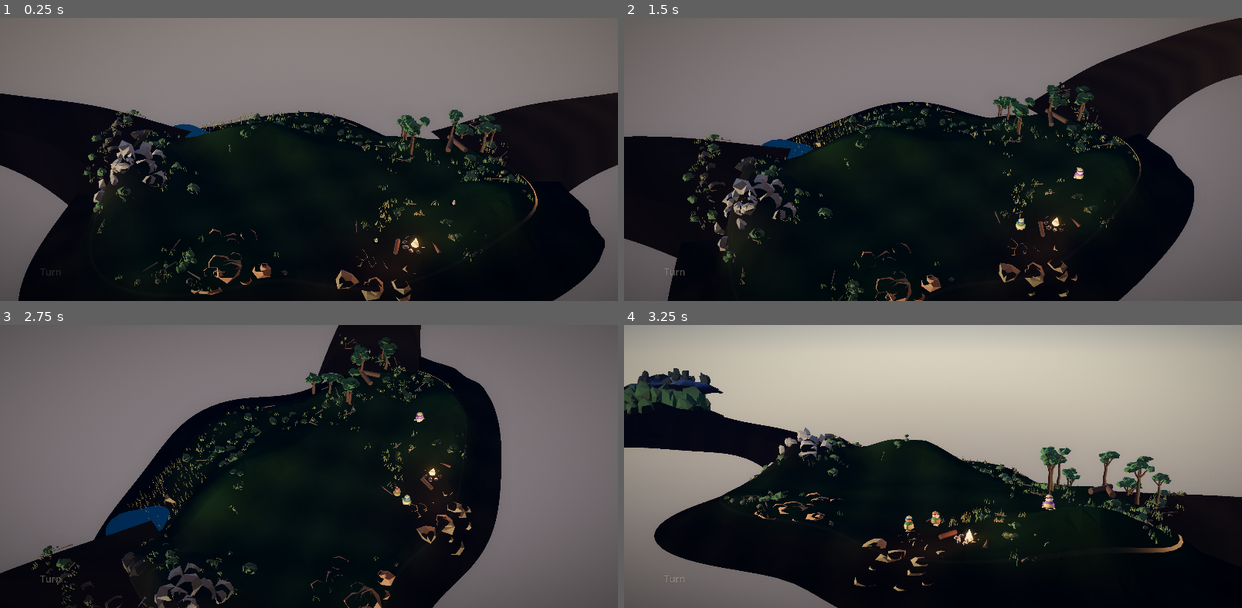
Above: before the commit, frames 1-4 (two rows, left to right).
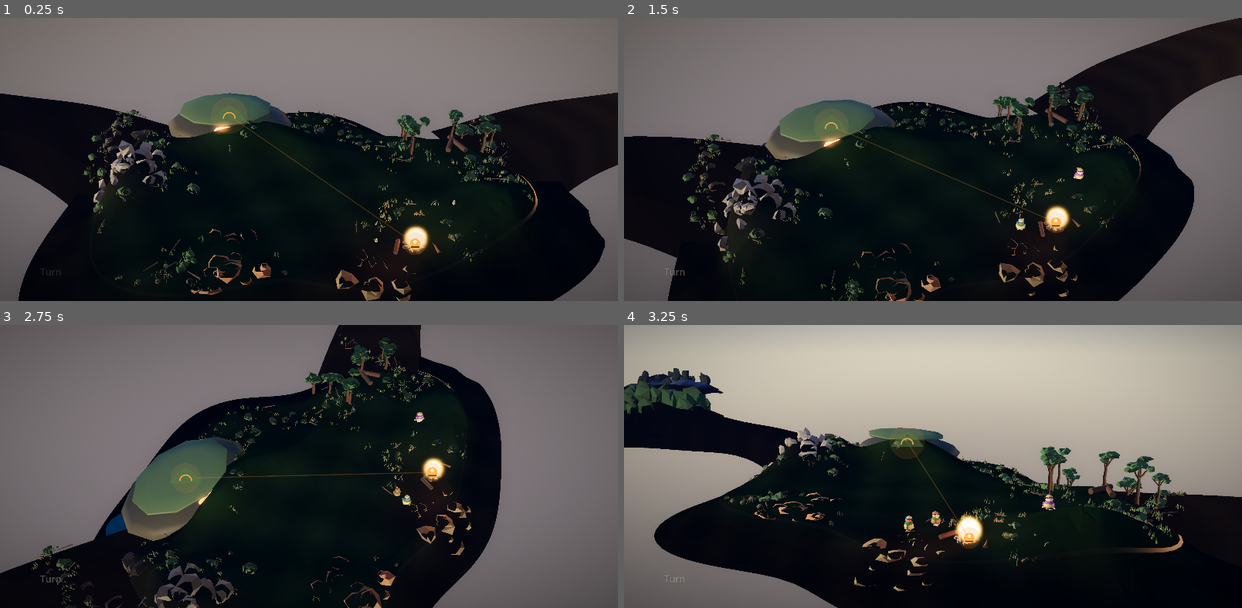
Above: after the commit, the same moments.

Repository: WillisLiao/X-in-a-bottle
Game: Godot game, scene res://Main.tscn
Same seed, same stepped clock (60 frames per second), same inputs: the game is played once before the commit and once after it.
Inputs (mouse positions are in pixels of both pictures, inside the frame that each line leads up to):
- Up to frame 1 (0.25 s): no input
- Up to frame 2 (1.5 s): tap Enter at 0.5 s; move the mouse to (1068, 145) at 0.52 s; click (1068, 145) at 0.67 s; drag from (809, 173) to (902, 216) at 1.27 s
- Up to frame 3 (2.75 s): move the mouse to (370, 404) at 2.02 s; click (370, 404) at 2.17 s
- Up to frame 4 (3.25 s): drag from (902, 523) to (747, 424) at 2.77 s

The runs differ from the first frame. In frame 1, 2.4% of the frame differs, in the area x 19-70%, y 26-100%; in frame 2, 2.9%; in frame 3, 4.4%, in the area x 19-75%, y 13-96%; in frame 4, 1.4%.

Commit message:
feat: build offline Sleeping Hill expedition

Diff:
--- /dev/null
+++ b/Bottle3D/scripts/expedition_marks.gd
@@ -0,0 +1,179 @@
+class_name ExpeditionMarks
+extends Control
+
+## Projected, wordless interaction for the Sleeping Hill.
+## Every target is at least 44 points wide and follows the camera.
+
+signal lantern_tapped
+signal cairn_tapped(step: int)
+signal choice_tapped(outcome: String)
+
+var stage := "dormant"
+var _camera: Camera3D
+var _visual: SleepingHillVisual
+var _pulse := 0.0
+var _dragging := false
+var _resolution_bloom := 0.0
+var _seed_at := Vector2.ZERO
+var _hearth_at := Vector2.ZERO
+var _hill_at := Vector2.ZERO
+var _beyond_at := Vector2.ZERO
+var _cairns: Array[Vector2] = []
+
+func _ready() -> void:
+	set_anchors_preset(Control.PRESET_FULL_RECT)
+	mouse_filter = Control.MOUSE_FILTER_IGNORE
+
+func set_context(camera: Camera3D, visual: SleepingHillVisual) -> void:
+	_camera = camera
+	_visual = visual
+
+func set_stage(next: String) -> void:
+	stage = next
+	queue_redraw()
+
+func play_resolution_bloom() -> void:
+	_resolution_bloom = 1.0
+	queue_redraw()
+
+func _process(delta: float) -> void:
+	_pulse += delta
+	_resolution_bloom = maxf(0.0, _resolution_bloom - delta * 2.4)
+	queue_redraw()
+
+func begin_drag(at: Vector2) -> bool:
+	if stage == "choosing" and at.distance_to(_seed_at) < 70.0:
+		_dragging = true
+		return true
+	if stage == "carrying":
+		_dragging = true
+		return drag_to(at)
+	return false
+
+func drag_to(at: Vector2) -> bool:
+	if not _dragging:
+		return false
+	if stage == "carrying":
+		for i in _cairns.size():
+			if at.distance_to(_cairns[i]) < 76.0:
+				cairn_tapped.emit(i)
+				return true
+	if stage == "choosing":
+		if at.distance_to(_hearth_at) < 120.0:
+			choice_tapped.emit("hollow")
+			_dragging = false
+			return true
+		if at.distance_to(_beyond_at) < 120.0:
+			choice_tapped.emit("grove")
+			_dragging = false
+			return true
+	return false
+
+func end_drag() -> void:
+	_dragging = false
+
+func tap(at: Vector2) -> bool:
+	if stage == "dormant" and at.distance_to(_hearth_at) < 105.0:
+		lantern_tapped.emit()
+		return true
+	if stage == "carrying":
+		for i in _cairns.size():
+			if at.distance_to(_cairns[i]) < 76.0:
+				cairn_tapped.emit(i)
+				return true
+	if stage == "choosing":
+		if at.distance_to(_hearth_at) < 120.0:
+			choice_tapped.emit("hollow")
+			return true
+		if at.distance_to(_beyond_at) < 120.0:
+			choice_tapped.emit("grove")
+			return true
+	return false
+
+func _draw() -> void:
+	if _camera == null or _visual == null:
+		return
+	_hearth_at = _project(_visual.hearth_position())
+	_hill_at = _project(_visual.hill_position() + Vector3(0, 0.8, 0))
+	_seed_at = _project(_visual.seed_position())
+	_beyond_at = _project(_visual.road_beyond_position())
+	_cairns.clear()
+	for at in _visual.cairn_positions():
+		_cairns.append(_project(at + Vector3(0, 0.3, 0)))
+
+	var breath := 0.86 + sin(_pulse * 2.0) * 0.14
+	if stage == "dormant":
+		draw_line(_hearth_at, _hill_at, Color(1.0, 0.58, 0.18, 0.24), 4.0, true)
+		_draw_lantern(_hearth_at, breath)
+		_draw_hill_invitation(_hill_at, breath)
+	elif stage == "carrying":
+		_draw_lantern(_cairns[maxi(0, _cairns.size() - 1)], breath)
+		for i in _cairns.size():
+			_draw_cairn(_cairns[i], i == _visual_cairn_step(), i < _visual_cairn_step())
+	elif stage == "choosing":
+		draw_line(_seed_at, _hearth_at, Color(1.0, 0.58, 0.18, 0.32), 5.0, true)
+		draw_line(_seed_at, _beyond_at, Color(1.0, 0.72, 0.28, 0.32), 5.0, true)
+		_draw_seed(_seed_at, breath)
+		_draw_destination(_hearth_at, Color(1.0, 0.67, 0.25, 0.88), true)
+		_draw_destination(_beyond_at, Color(0.80, 0.72, 0.45, 0.88), false)
+	elif stage == "resolved" and _visual._state.sleeping_hill == FableState.GROVE:
+		draw_line(_hill_at, _beyond_at, Color(1.0, 0.64, 0.22, 0.55), 8.0, true)
+		_draw_grove(_beyond_at)
+	if _resolution_bloom > 0.0:
+		var bloom_at := _hearth_at if _visual._state.sleeping_hill == FableState.HOLLOW else _beyond_at
+		draw_circle(bloom_at, lerpf(22.0, 180.0, 1.0 - _resolution_bloom),
+			Color(1.0, 0.70, 0.26, _resolution_bloom * 0.24), false, 9.0, true)
+
+func _project(at: Vector3) -> Vector2:
+	return _camera.unproject_position(at)
+
+func _visual_cairn_step() -> int:
+	return _metadata_step
+
+func set_cairn_step(step: int) -> void:
+	_metadata_step = step
+	queue_redraw()
+
+var _metadata_step := 0
+
+func _draw_lantern(at: Vector2, breath: float) -> void:
+	draw_circle(at, 52.0 * breath, Color(1.0, 0.55, 0.16, 0.16))
+	draw_circle(at, 22.0, Color(1.0, 0.70, 0.28, 0.92))
+	draw_circle(at + Vector2(0, -8), 8.0, Color(1.0, 0.95, 0.70, 1.0))
+	draw_line(at + Vector2(-17, 14), at + Vector2(17, 14), Color(0.30, 0.16, 0.10, 0.95), 5.0, true)
+
+func _draw_hill_invitation(at: Vector2, breath: float) -> void:
+	draw_circle(at, 84.0 * breath, Color(1.0, 0.62, 0.22, 0.10))
+	draw_colored_polygon(PackedVector2Array([
+		at + Vector2(-70, 22), at + Vector2(-42, -18), at + Vector2(0, -46),
+		at + Vector2(42, -18), at + Vector2(70, 22),
+	]), Color(0.34, 0.48, 0.28, 0.52))
+	draw_arc(at + Vector2(0, 12), 25.0, PI, TAU, 20, Color(1.0, 0.67, 0.24, 0.86), 5.0, true)
+
+func _draw_cairn(at: Vector2, active: bool, reached: bool) -> void:
+	var color := Color(1.0, 0.67, 0.22, 0.95) if active else Color(0.72, 0.52, 0.28, 0.60)
+	draw_circle(at, 31.0 if active else 24.0, Color(color, 0.14))
+	draw_colored_polygon(PackedVector2Array([at + Vector2(-14, 10), at + Vector2(0, -15), at + Vector2(14, 10)]), color)
+	if reached:
+		draw_circle(at, 7.0, Color(1.0, 0.88, 0.42, 0.95))
+
+func _draw_seed(at: Vector2, breath: float) -> void:
+	draw_circle(at, 38.0 * breath, Color(1.0, 0.55, 0.14, 0.18))
+	draw_circle(at, 13.0, Color(1.0, 0.70, 0.24, 0.96))
+	draw_circle(at, 5.0, Color(1.0, 0.96, 0.72, 1.0))
+
+func _draw_destination(at: Vector2, color: Color, hearth: bool) -> void:
+	draw_circle(at, 60.0, Color(color, 0.10))
+	if hearth:
+		draw_circle(at, 31.0, Color(color, 0.34))
+		draw_circle(at, 20.0, color)
+		draw_line(at + Vector2(-16, 17), at + Vector2(16, 17), Color(0.35, 0.18, 0.10, 0.9), 5.0, true)
+	else:
+		draw_line(at + Vector2(0, 22), at + Vector2(0, -27), color, 7.0, true)
+		draw_circle(at + Vector2(0, -35), 24.0, Color(color, 0.72))
+
+func _draw_grove(at: Vector2) -> void:
+	for offset in [Vector2(-38, 0), Vector2(38, 0)]:
+		var tree: Vector2 = at + offset
+		draw_line(tree + Vector2(0, 27), tree + Vector2(0, -26), Color(0.38, 0.25, 0.16, 0.95), 9.0, true)
+		draw_circle(tree + Vector2(0, -45), 35.0, Color(1.0, 0.66, 0.22, 0.72))
--- /dev/null
+++ b/Bottle3D/scripts/fable_journey.gd
@@ -0,0 +1,33 @@
+class_name FableJourney
+extends RefCounted
+
+## Three intentional story steps, not a route recorder and not a clock.
+
+signal completed
+
+const STEP_COUNT := 3
+var _next_step := -1
+var _reached: Array[int] = []
+
+func begin() -> void:
+	_next_step = 0
+	_reached.clear()
+
+func accept_step(step: int) -> bool:
+	if not active() or step != _next_step:
+		return false
+	_reached.append(step)
+	_next_step += 1
+	if _next_step == STEP_COUNT:
+		_next_step = -1
+		completed.emit()
+	return true
+
+func active() -> bool:
+	return _next_step >= 0
+
+func next_step() -> int:
+	return _next_step
+
+func reached() -> Array[int]:
+	return _reached.duplicate()
--- /dev/null
+++ b/Bottle3D/scripts/fable_journey_source.gd
@@ -0,0 +1,11 @@
+class_name FableJourneySource
+extends RefCounted
+
+## Capture source for the same fixed story steps a player reaches by touch.
+## It is part of the fantasy world, so no platform or external signal is needed.
+
+signal step_reached(step: int)
+
+func play() -> void:
+	for step in FableJourney.STEP_COUNT:
+		step_reached.emit(step)
--- /dev/null
+++ b/Bottle3D/scripts/fable_state.gd
@@ -0,0 +1,66 @@
+class_name FableState
+extends RefCounted
+
+## The small, irreversible part of the world that belongs to the offline fable.
+## It is deliberately renderer-free so its seed invariant can be tested without
+## touching Progress, user://, or a real device configuration.
+
+const SCHEMA_VERSION := 1
+const STORY_GENERATOR_VERSION := 1
+const DEFAULT_WORLD_SEED := 0x4C554E41
+const UNRESOLVED := "unresolved"
+const HOLLOW := "hollow"
+const GROVE := "grove"
+
+var schema_version := SCHEMA_VERSION
+var world_seed: int
+var story_generator_version := STORY_GENERATOR_VERSION
+var sleeping_hill: String = UNRESOLVED
+var sleeping_hill_seed: int
+
+func _init(seed: int = DEFAULT_WORLD_SEED) -> void:
+	world_seed = seed
+	sleeping_hill_seed = _mix(seed, 0x48494C4C)
+
+static func load() -> FableState:
+	var data := Progress.fable_state()
+	if data.is_empty():
+		return FableState.new(new_world_seed())
+	return from_dict(data)
+
+func persist() -> void:
+	Progress.set_fable_state(to_dict())
+	Progress.flush()
+
+static func from_dict(data: Dictionary) -> FableState:
+	var state := FableState.new(int(data.get("world_seed", DEFAULT_WORLD_SEED)))
+	state.schema_version = int(data.get("schema_version", SCHEMA_VERSION))
+	state.story_generator_version = int(data.get("story_generator_version", STORY_GENERATOR_VERSION))
+	state.sleeping_hill = String(data.get("sleeping_hill", UNRESOLVED))
+	state.sleeping_hill_seed = int(data.get("sleeping_hill_seed", _mix(state.world_seed, 0x48494C4C)))
+	if not [UNRESOLVED, HOLLOW, GROVE].has(state.sleeping_hill):
+		state.sleeping_hill = UNRESOLVED
+	return state
+
+func to_dict() -> Dictionary:
+	return {
+		"schema_version": schema_version,
+		"world_seed": world_seed,
+		"story_generator_version": story_generator_version,
+		"sleeping_hill": sleeping_hill,
+		"sleeping_hill_seed": sleeping_hill_seed,
+	}
+
+func resolve_sleeping_hill(outcome: String) -> bool:
+	if sleeping_hill != UNRESOLVED or not [HOLLOW, GROVE].has(outcome):
+		return false
+	sleeping_hill = outcome
+	return true
+
+static func new_world_seed() -> int:
+	return absi(Time.get_unix_time_from_system()) ^ DEFAULT_WORLD_SEED
+
+static func _mix(a: int, b: int) -> int:
+	var value := a ^ b
+	value = value * 1103515245 + 12345
+	return value & 0x7fffffff
--- a/Bottle3D/scripts/main.gd
+++ b/Bottle3D/scripts/main.gd
@@ -168,6 +168,12 @@
 var _menu: Menu
 var _mode_label: Label
 var _field_marks: FieldMarks
+var _expedition_marks: ExpeditionMarks
+var _sleeping_hill: SleepingHillVisual
+var _fable_state: FableState
+var _fable_journey: FableJourney
+var _fable_source: FableJourneySource
+var _expedition_stage := "dormant"
 var _view_mode := ViewMode.VILLAGE
 
 var _world: ElfWorld
@@ -223,6 +229,9 @@
 var _arg_feast := false
 var _arg_route := ""
 var _arg_route_reset := false
+var _arg_story := ""
+var _arg_story_reset := false
+var _arg_story_stage := ""
 var _capturing := false
 var _elapsed: float = 0.0
 
@@ -238,6 +247,17 @@
 	_build_finish()
 	_build_sky()
 	_build_back()
+	_fable_state = FableState.load()
+	if Progress.fable_state().is_empty():
+		_fable_state.persist()
+	_fable_journey = FableJourney.new()
+	_fable_journey.completed.connect(_on_expedition_completed)
+	_fable_source = FableJourneySource.new()
+	_fable_source.step_reached.connect(_on_story_step)
+	_sleeping_hill = SleepingHillVisual.new(_fable_state)
+	add_child(_sleeping_hill)
+	_sleeping_hill.rebuild()
+	_expedition_marks.set_context(_camera, _sleeping_hill)
 
 	_island = clampi(Progress.last_island(), 0, Biome.COUNT - 1)
 	_country = Country.new()
@@ -257,6 +277,8 @@
 		if not _arg_route.is_empty():
 			routes.record_debug_route(_arg_route)
 		routes.persist()
+	if not _arg_story.is_empty():
+		_apply_story_capture()
 
 	if _capture_screen == "world":
 		_enter_village(_island)
@@ -293,6 +315,8 @@
 		_country.set_map(_map)
 	if _field_marks:
 		_field_marks.set_map(_map)
+	if _expedition_marks:
+		_expedition_marks.queue_redraw()
 	_fade_back(delta)
 	_rest_light(delta)
 	_maybe_capture()
@@ -409,6 +433,63 @@
 			_world.persist()
 
 
+func _begin_expedition() -> void:
+	if _expedition_stage != "dormant" or _fable_state.sleeping_hill != FableState.UNRESOLVED:
+		return
+	_expedition_stage = "carrying"
+	_fable_journey.begin()
+	_sleeping_hill.set_route_step(-1)
+	_expedition_marks.set_stage(_expedition_stage)
+
+func _on_story_step(step: int) -> void:
+	if _fable_journey.accept_step(step):
+		_sleeping_hill.set_route_step(step)
+		_expedition_marks.set_cairn_step(step + 1)
+
+func _on_expedition_completed() -> void:
+	_expedition_stage = "choosing"
+	_sleeping_hill.raise_seed()
+	_expedition_marks.set_stage(_expedition_stage)
+
+func _resolve_expedition(outcome: String) -> void:
+	if _expedition_stage != "choosing" or not _fable_state.resolve_sleeping_hill(outcome):
+		return
+	_fable_state.persist()
+	_expedition_marks.play_resolution_bloom()
+	_expedition_stage = "resolved"
+	_sleeping_hill.resolve(outcome)
+	_expedition_marks.set_stage(_expedition_stage)
+	if outcome == FableState.HOLLOW:
+		_enter_village(_island)
+	else:
+		_view_mode = ViewMode.FIELD
+
+func _apply_story_capture() -> void:
+	if _arg_story_reset:
+		_fable_state = FableState.new(FableState.new_world_seed())
+		_fable_state.persist()
+		_sleeping_hill.set_state(_fable_state)
+		_sleeping_hill.rebuild()
+	if _arg_story_stage == "dormant" or _arg_story_stage.is_empty():
+		return
+	if _arg_story_stage == "carrying":
+		_begin_expedition()
+		for step in FableJourney.STEP_COUNT - 1:
+			_on_story_step(step)
+	elif _arg_story_stage == "choosing":
+		_begin_expedition()
+		for step in FableJourney.STEP_COUNT:
+			_on_story_step(step)
+		_on_expedition_completed()
+	elif _arg_story_stage in ["hollow", "grove"]:
+		_fable_state.resolve_sleeping_hill(_arg_story_stage)
+		_fable_state.persist()
+		_sleeping_hill.rebuild()
+		_expedition_stage = "resolved"
+		_expedition_marks.set_stage(_expedition_stage)
+
+
+
 # --- input -------------------------------------------------------------------
 
 func _unhandled_input(event: InputEvent) -> void:
@@ -419,6 +500,8 @@
 				_press_at = event.position
 				_press_time = _elapsed
 				_dragged = false
+				if _expedition_stage in ["carrying", "choosing"]:
+					_expedition_marks.begin_drag(event.position)
 			elif _touches.size() == 2:
 				_pinch_from = _pinch_span()
 				_pinch_zoom = _zoom
@@ -429,7 +512,9 @@
 
 	elif event is InputEventScreenDrag:
 		_touches[event.index] = event.position
-		if _touches.size() >= 2:
+		if _expedition_stage in ["carrying", "choosing"]:
+			_expedition_marks.drag_to(event.position)
+		elif _touches.size() >= 2:
 			_pinch(_pinch_span())
 		elif _pan_mode:
 			_pan_camera(event.relative)
@@ -451,12 +536,17 @@
 				_press_at = event.position
 				_press_time = _elapsed
 				_dragged = false
+				if _expedition_stage in ["carrying", "choosing"]:
+					_expedition_marks.begin_drag(event.position)
 			else:
+				_expedition_marks.end_drag()
 				_finish_press(event.position)
 
 	elif event is InputEventMouseMotion and event.device != -1:
 		if event.button_mask & MOUSE_BUTTON_MASK_LEFT:
-			if _pan_mode:
+			if _expedition_stage in ["carrying", "choosing"]:
+				_expedition_marks.drag_to(event.position)
+			elif _pan_mode:
 				_pan_camera(event.relative)
 			else:
 				_orbit(event.relative)
@@ -542,6 +632,10 @@
 
 	if _menu.showing():
 		_menu.tapped(at)
+		return
+	if _expedition_marks.tap(at):
+		if _expedition_stage == "dormant":
+			_begin_expedition()
 		return
 
 	# Bottom left corner: which way a one-finger drag turns.
@@ -718,6 +812,12 @@
 	layer.layer = 110
 	_field_marks = FieldMarks.new()
 	layer.add_child(_field_marks)
+	_expedition_marks = ExpeditionMarks.new()
+	_expedition_marks.set_context(_camera, _sleeping_hill)
+	_expedition_marks.lantern_tapped.connect(_begin_expedition)
+	_expedition_marks.cairn_tapped.connect(_on_story_step)
+	_expedition_marks.choice_tapped.connect(_resolve_expedition)
+	layer.add_child(_expedition_marks)
 
 	# Which mode dragging is in right now, not which one the tap switches to -
 	# that is the way round people actually read a toggle.
@@ -1255,13 +1355,18 @@
 			# checked without synthesising a screen tap in headless captures.
 			_arg_feast = true
 		elif arg.begins_with("--route="):
-			# A deterministic local route for proving the world loop before the
-			# native location bridge and shared authority exist.
+			# A deterministic local route for proving the imagined world loop.
 			_arg_route = arg.trim_prefix("--route=")
 		elif arg == "--route-reset":
 			# Capture-only cleanup for a repeatable empty-neighborhood look.
 			# This is deliberately not a player-facing way to erase a walk.
 			_arg_route_reset = true
+		elif arg.begins_with("--story="):
+			_arg_story = arg.trim_prefix("--story=")
+		elif arg == "--story-reset":
+			_arg_story_reset = true
+		elif arg.begins_with("--story-stage="):
+			_arg_story_stage = arg.trim_prefix("--story-stage=")
 		elif arg.begins_with("--fire="):
 			# Sends the lantern to a region at launch, so eighty seconds of
 			# somebody walking can be looked at without tapping anything.
--- a/Bottle3D/scripts/progress.gd
+++ b/Bottle3D/scripts/progress.gd
@@ -198,6 +198,16 @@
 	_open().set_value("world", "claimed_rumors", ids)
 
 
+## Versioned offline fable record. It is intentionally one opaque dictionary
+## here; FableState owns its schema and migration decisions.
+static func fable_state() -> Dictionary:
+	return _open().get_value("fable", "state", {})
+
+
+static func set_fable_state(state: Dictionary) -> void:
+	_open().set_value("fable", "state", state)
+
+
 ## Whether the start screen has ever been got past. Used only to decide whether
 ## the first thing shown is the title or the island you were last on.
 static func seen_title() -> bool:
--- /dev/null
+++ b/Bottle3D/scripts/sleeping_hill_visual.gd
@@ -0,0 +1,177 @@
+class_name SleepingHillVisual
+extends Node3D
+
+## Meadow geometry for the first fable. All positions are world-relative, so the
+## custom overlay can project the same objects the camera is showing.
+
+const HEARTH_AT := Vector3(3.0, 0.0, 2.5)
+const HILL_AT := Vector3(-2.35, 0.0, -2.55)
+const CAIRNS := [Vector3(-0.55, 0.0, 0.80), Vector3(-1.05, 0.0, -0.25), Vector3(-1.70, 0.0, -1.35)]
+
+var _state: FableState
+var _root := Node3D.new()
+var _route_root := Node3D.new()
+var _seed: MeshInstance3D
+var _bloom := 0.0
+
+func _init(state: FableState) -> void:
+	_state = state
+	add_child(_root)
+	_root.add_child(_route_root)
+
+func set_state(state: FableState) -> void:
+	_state = state
+
+func hill_position() -> Vector3:
+	return HILL_AT
+
+func hearth_position() -> Vector3:
+	return HEARTH_AT
+
+func cairn_positions() -> Array[Vector3]:
+	return CAIRNS.duplicate()
+
+func seed_position() -> Vector3:
+	return HILL_AT + Vector3(0.0, 0.90, 0.0)
+
+func road_beyond_position() -> Vector3:
+	return HILL_AT + Vector3(-2.0, 0.18, -1.05)
+
+func rebuild() -> void:
+	for child in _root.get_children():
+		if child != _route_root:
+			child.queue_free()
+	for child in _route_root.get_children():
+		child.queue_free()
+	_seed = null
+	_build_hill()
+	_build_hearth()
+	_build_route(_state.sleeping_hill != FableState.UNRESOLVED)
+	if _state.sleeping_hill == FableState.HOLLOW:
+		_build_hollow_door()
+	elif _state.sleeping_hill == FableState.GROVE:
+		_build_grove()
+
+func set_route_step(step: int) -> void:
+	_build_route(step >= 0)
+	for i in mini(step + 1, CAIRNS.size()):
+		_build_ember(CAIRNS[i] + Vector3(0.0, 0.12, 0.0))
+
+func raise_seed() -> void:
+	if _seed:
+		_seed.visible = true
+
+func resolve(outcome: String) -> void:
+	_state.resolve_sleeping_hill(outcome)
+	rebuild()
+
+func _build_hill() -> void:
+	var body := MeshInstance3D.new()
+	var mesh := SphereMesh.new()
+	mesh.radius = 1.55
+	mesh.height = 1.45
+	mesh.radial_segments = 12
+	mesh.rings = 5
+	body.mesh = mesh
+	body.scale = Vector3(1.35, 0.72, 0.92)
+	body.position = HILL_AT + Vector3(0, 0.48, 0)
+	body.material_override = World.solid_material(Color("4B4838"))
+	_root.add_child(body)
+
+	var cap := MeshInstance3D.new()
+	var cap_mesh := SphereMesh.new()
+	cap_mesh.radius = 1.15
+	cap_mesh.height = 0.62
+	cap_mesh.radial_segments = 10
+	cap_mesh.rings = 4
+	cap.mesh = cap_mesh
+	cap.scale = Vector3(1.38, 0.52, 0.94)
+	cap.position = HILL_AT + Vector3(-0.08, 1.06, 0.02)
+	cap.material_override = World.solid_material(Color("5E7148"))
+	_root.add_child(cap)
+
+	var seam := MeshInstance3D.new()
+	var seam_mesh := TorusMesh.new()
+	seam_mesh.inner_radius = 0.36
+	seam_mesh.outer_radius = 0.48
+	seam_mesh.rings = 10
+	seam_mesh.ring_segments = 8
+	seam.mesh = seam_mesh
+	seam.rotation_degrees.x = 90.0
+	seam.position = HILL_AT + Vector3(0, 0.52, 0.96)
+	seam.material_override = World.glow_material(Color(1.9, 0.70, 0.20), 0.72)
+	_root.add_child(seam)
+
+	_seed = MeshInstance3D.new()
+	var seed_mesh := SphereMesh.new()
+	seed_mesh.radius = 0.18
+	seed_mesh.height = 0.36
+	seed_mesh.radial_segments = 8
+	seed_mesh.rings = 4
+	_seed.mesh = seed_mesh
+	_seed.position = seed_position()
+	_seed.material_override = World.glow_material(Color(2.7, 1.15, 0.25), 1.0)
+	_seed.visible = false
+	_root.add_child(_seed)
+
+func _build_hearth() -> void:
+	var fire := MeshInstance3D.new()
+	var mesh := SphereMesh.new()
+	mesh.radius = 0.22
+	mesh.height = 0.44
+	mesh.radial_segments = 7
+	mesh.rings = 4
+	fire.mesh = mesh
+	fire.position = HEARTH_AT + Vector3(0, 0.20, 0)
+	fire.material_override = World.glow_material(Color(2.8, 1.35, 0.42), 0.95)
+	_root.add_child(fire)
+
+func _build_route(on: bool) -> void:
+	if not on:
+		return
+	var points := PackedVector3Array([HEARTH_AT + Vector3(0, 0.04, 0), CAIRNS[0] + Vector3(0, 0.04, 0), CAIRNS[1] + Vector3(0, 0.04, 0), CAIRNS[2] + Vector3(0, 0.04, 0), HILL_AT + Vector3(0, 0.04, 0)])
+	var road := MeshInstance3D.new()
+	road.mesh = Geometry.tube(points, 0.11, 0.14, 6, false)
+	road.material_override = World.glow_material(Color(1.15, 0.48, 0.12), 0.42)
+	_route_root.add_child(road)
+
+func _build_ember(at: Vector3) -> void:
+	var ember := MeshInstance3D.new()
+	var mesh := SphereMesh.new()
+	mesh.radius = 0.12
+	mesh.height = 0.24
+	mesh.radial_segments = 6
+	mesh.rings = 3
+	ember.mesh = mesh
+	ember.position = at
+	ember.material_override = World.glow_material(Color(2.6, 1.0, 0.22), 0.92)
+	_route_root.add_child(ember)
+
+func _build_hollow_door() -> void:
+	var door := MeshInstance3D.new()
+	var mesh := TorusMesh.new()
+	mesh.inner_radius = 0.42
+	mesh.outer_radius = 0.62
+	mesh.rings = 12
+	mesh.ring_segments = 10
+	door.mesh = mesh
+	door.rotation_degrees.x = 90.0
+	door.position = HEARTH_AT + Vector3(-0.65, 0.65, -0.05)
+	door.material_override = World.glow_material(Color(2.5, 1.0, 0.25), 0.88)
+	_root.add_child(door)
+
+func _build_grove() -> void:
+	for at in [Vector3(-2.25, 0, -2.0), Vector3(-3.05, 0, -2.8)]:
+		var trunk := MeshInstance3D.new()
+		var box := BoxMesh.new()
+		box.size = Vector3(0.16, 1.25, 0.16)
+		trunk.mesh = box
+		trunk.position = at + Vector3(0, 0.62, 0)
+		trunk.material_override = World.solid_material(Color("624735"))
+		_root.add_child(trunk)
+		var crown := MeshInstance3D.new()
+		crown.mesh = Geometry.crystal(0.55, 0.20)
+		crown.position = at + Vector3(0, 1.35, 0)
+		crown.scale = Vector3(0.8, 1.15, 0.8)
+		crown.material_override = World.glow_material(Color(1.35, 0.72, 0.20), 0.76)
+		_root.add_child(crown)
--- /dev/null
+++ b/Bottle3D/tools/fable_state_test.gd
@@ -0,0 +1,22 @@
+extends SceneTree
+
+func _init() -> void:
+	var state := FableState.new(42)
+	var original_seed := state.sleeping_hill_seed
+	assert(state.resolve_sleeping_hill(FableState.HOLLOW))
+	var restored := FableState.from_dict(state.to_dict())
+	assert(restored.world_seed == 42)
+	assert(restored.sleeping_hill_seed == original_seed)
+	assert(restored.sleeping_hill == FableState.HOLLOW)
+	assert(not restored.resolve_sleeping_hill(FableState.GROVE))
+
+	var journey := FableJourney.new()
+	journey.begin()
+	assert(journey.accept_step(0))
+	assert(not journey.accept_step(2))
+	assert(journey.accept_step(1))
+	assert(journey.accept_step(2))
+	assert(not journey.active())
+	assert(not journey.accept_step(2))
+	print("fable_state_test passed")
+	quit()
Not shown, added: Bottle3D/scripts/expedition_marks.gd.uid
Not shown, added: Bottle3D/scripts/fable_journey.gd.uid
Not shown, added: Bottle3D/scripts/fable_journey_source.gd.uid
Not shown, added: Bottle3D/scripts/fable_state.gd.uid
Not shown, added: Bottle3D/scripts/sleeping_hill_visual.gd.uid
Not shown, added: Bottle3D/tools/fable_state_test.gd.uid
Not shown, changed: handoffs/HANDOFF.md
